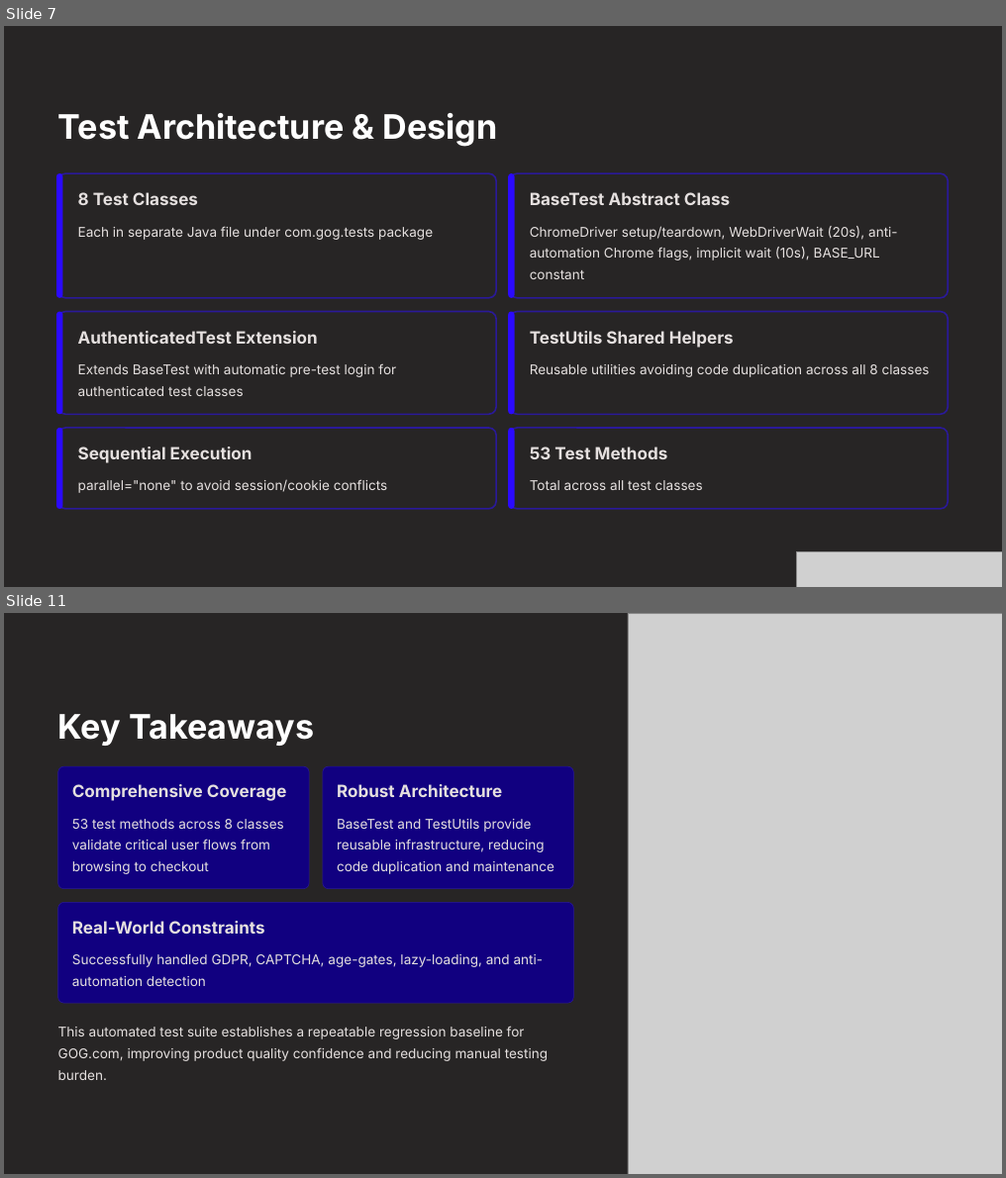
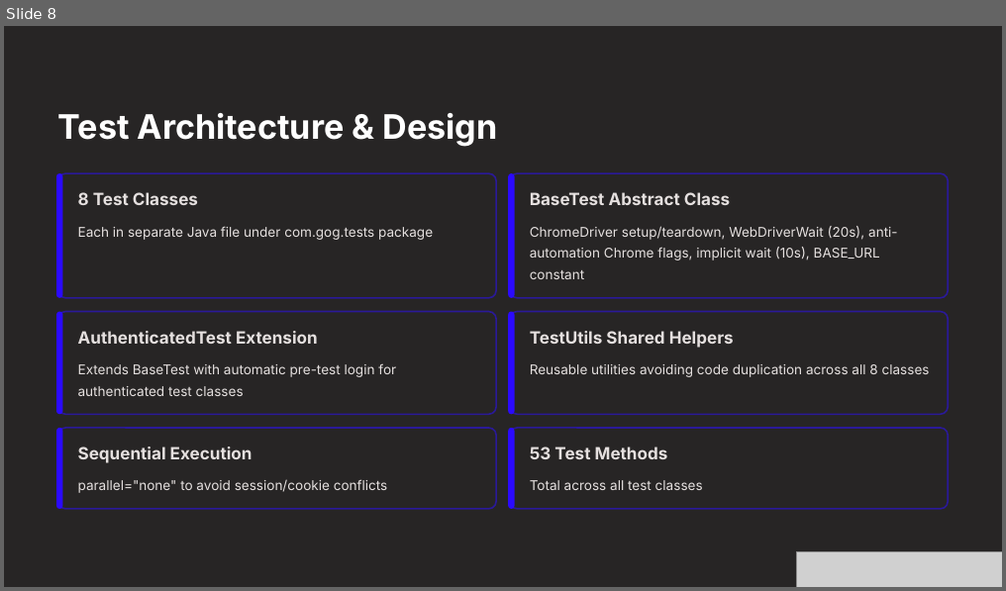
Before and after one commit to DennisKerry/GOG-Tester, a slide deck: doc/Automated-End-to-End-Testing-of-GOGcom.pptx. Shown one above the other, each under a label of ours: slides 7 and 11 before the commit, slide 8 after it; the slides between them are not shown. The pictures are 1006x1178 and 1006x591 pixels, drawn with LibreOffice and Linux fonts; fonts in the diff are those of the drawing; grey boxes stand for pictures; background and template pictures are left out. Boxes give left, top, right and bottom in pixels: in the first picture for what was removed or moved away, otherwise in the second. Text is boxed around its words. In the diff, an @@ line names an element or a change of style, - is before the commit and + after.

```diff
--- a/doc/Automated-End-to-End-Testing-of-GOGcom.pptx
+++ b/doc/Automated-End-to-End-Testing-of-GOGcom.pptx
@@ slide 11 removed at (4, 613, 1002, 1174), background #FFFFFF; not listed: 1 template element that a slide beside it also shows @@
@@ picture removed at (628, 613, 1002, 1174) @@
@@ text removed at (58, 714, 314, 746) @@
-Key Takeaways
@@ rounded rectangle removed at (58, 766, 309, 888) @@
@@ text removed at (72, 784, 287, 801) @@
-Comprehensive Coverage
@@ rounded rectangle removed at (323, 766, 573, 888) @@
@@ text removed at (337, 784, 503, 797) @@
-Robust Architecture
@@ text removed at (72, 819, 284, 874) @@
-53 test methods across 8 classes validate critical user flows from browsing to checkout
@@ text removed at (337, 819, 554, 874) @@
-BaseTest and TestUtils provide reusable infrastructure, reducing code duplication and maintenance
@@ rounded rectangle removed at (58, 902, 573, 1003) @@
@@ text removed at (72, 921, 264, 934) @@
-Real-World Constraints
@@ text removed at (72, 954, 544, 986) @@
-Successfully handled GDPR, CAPTCHA, age-gates, lazy-loading, and anti-automation detection
@@ text removed at (58, 1026, 548, 1080) @@
-This automated test suite establishes a repeatable regression baseline for GOG.com, improving product quality confidence and reducing manual testing burden.
@@ what was slide 7 is now slide 8 @@
```
Also in this commit, not shown: 5 slides changed, 5 slides added, 2 other slides removed, 2 other files.
